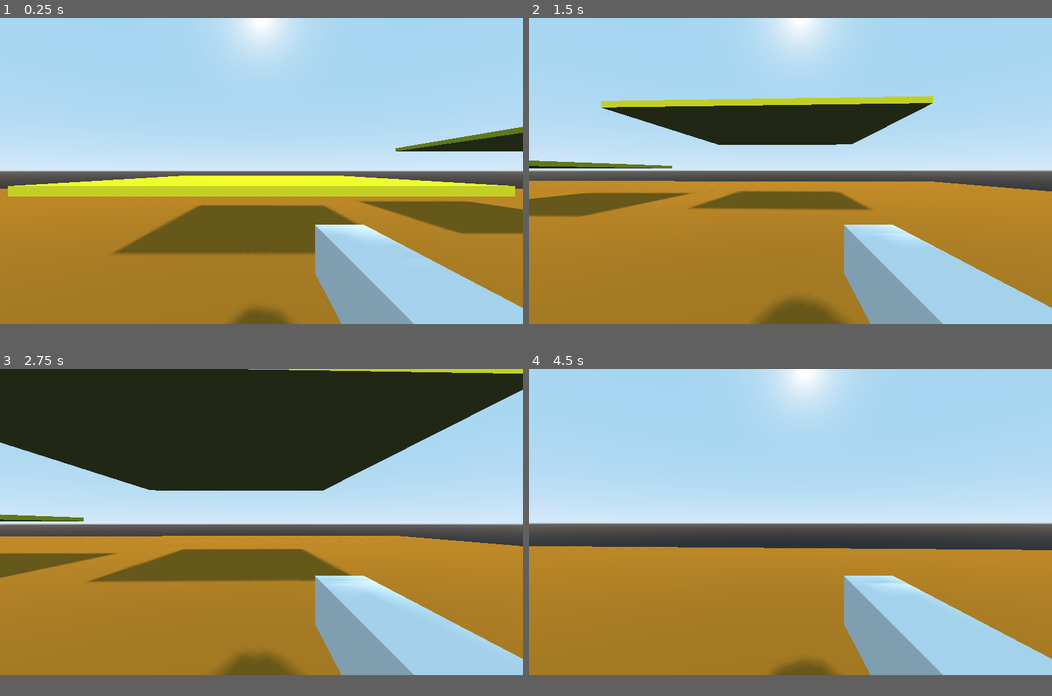
Above: before the commit, frames 1-4 (two rows, left to right).
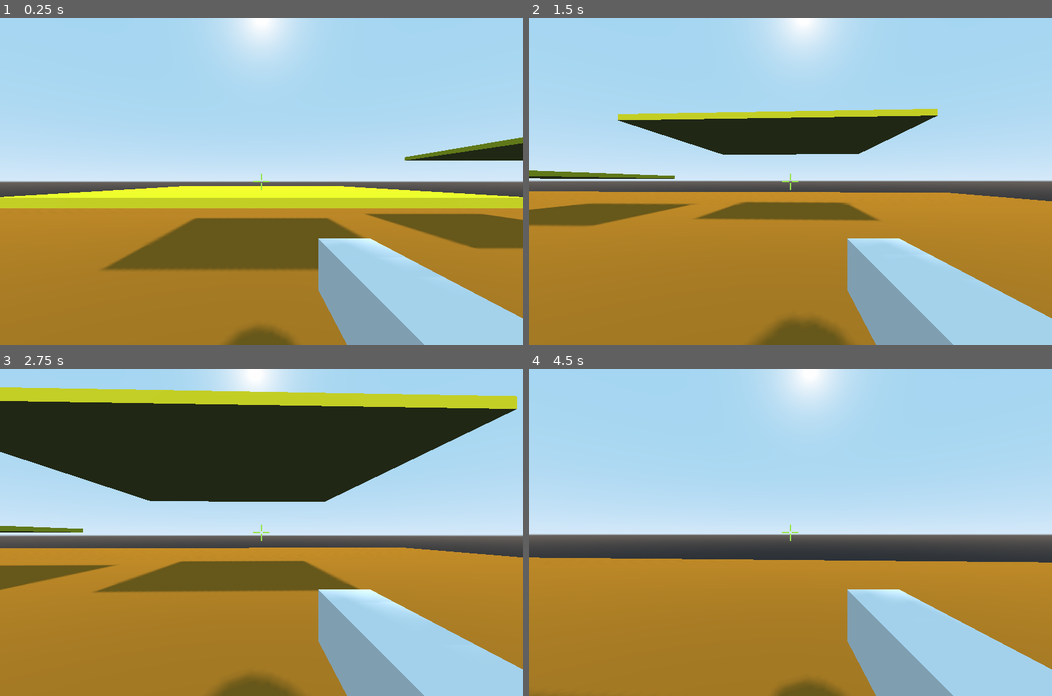
Above: after the commit, the same moments.

Repository: nickykendy/3DBasicPersonalShooterProject
Game: Godot game, scene res://Levels/World.tscn
The game is run twice, just before and just after one commit, with the same random seed, the same clock (stepped at 60 frames per second) and the same inputs.
Inputs (mouse positions are in pixels of both pictures, inside the frame that each line leads up to):
- Up to frame 1 (0.25 s): no input
- Up to frame 2 (1.5 s): move the mouse to (905, 155) at 0.52 s; hold D (move_right) 0.53-1.28 s; tap Ctrl (blink) at 0.6 s; tap Space (jump) at 0.77 s; move the mouse to (764, 171) at 1.27 s; hold W (move_forward) from 1.28 s (still down); tap C (crouch) at 1.35 s
- Up to frame 3 (2.75 s): keep holding W (move_forward); tap Space (jump) at 1.52 s; move the mouse to (271, 516) at 2.02 s; click (271, 516) at 2.1 s
- Up to frame 4 (4.5 s): keep holding W (move_forward); move the mouse to (785, 525) at 2.77 s; tap Shift (sprint) at 2.85 s; tap Space (jump) at 3.02, 3.77 s; move the mouse to (827, 525) at 3.52 s; tap Ctrl (blink) at 3.6 s; move the mouse to (748, 519) at 4.27 s; tap C (crouch) at 4.35 s
The window is 800x468 before the commit and 800x500 after it. Grey fills any space a smaller window leaves; there, only what the larger window draws over its background counts as a difference.

The runs differ from the first frame. In frame 1, 26% of the frame differs, in the area x 0-100%, y 33-100%; in frame 2, 25%; in frame 3, 35%, in the area x 0-100%, y 0-100%; in frame 4, 17%.

Commit message:
add crosshair
also resize the resolution

Diff:
--- a/Scenes/FPSCharacter.tscn
+++ b/Scenes/FPSCharacter.tscn
@@ -1,6 +1,7 @@
-[gd_scene load_steps=5 format=2]
+[gd_scene load_steps=6 format=2]
 
 [ext_resource path="res://Scripts/FPSCharacter.gd" type="Script" id=1]
+[ext_resource path="res://Sprites/CrossHair.png" type="Texture" id=2]
 
 [sub_resource type="CapsuleMesh" id=1]
 radius = 0.75
@@ -35,6 +36,16 @@
 enabled = true
 cast_to = Vector3( 0, 0, -1000 )
 
+[node name="CrossHair" type="TextureRect" parent="Head/Camera"]
+margin_left = 620.0
+margin_top = 380.0
+margin_right = 40.0
+margin_bottom = 40.0
+texture = ExtResource( 2 )
+__meta__ = {
+"_edit_use_anchors_": false
+}
+
 [node name="Gun" type="MeshInstance" parent="Head"]
 transform = Transform( 1, 0, 0, 0, 1, 0, 0, 0, 1, 0.32, -0.32, -0.4 )
 mesh = SubResource( 3 )
--- a/project.godot
+++ b/project.godot
@@ -19,6 +19,15 @@
 config/description="A bunch of basic structures of FPS and TPS game"
 run/main_scene="res://Levels/World.tscn"
 config/icon="res://icon.png"
+
+[display]
+
+window/size/width=1280
+window/size/height=800
+window/size/test_width=960
+window/size/test_height=600
+window/stretch/mode="viewport"
+window/stretch/aspect="keep"
 
 [input]
 
Not shown: 2 places in Levels/World.tscn that only renumber resources
Binary file added: Sprites/CrossHair.png
Not shown, added: Sprites/CrossHair.png.import
